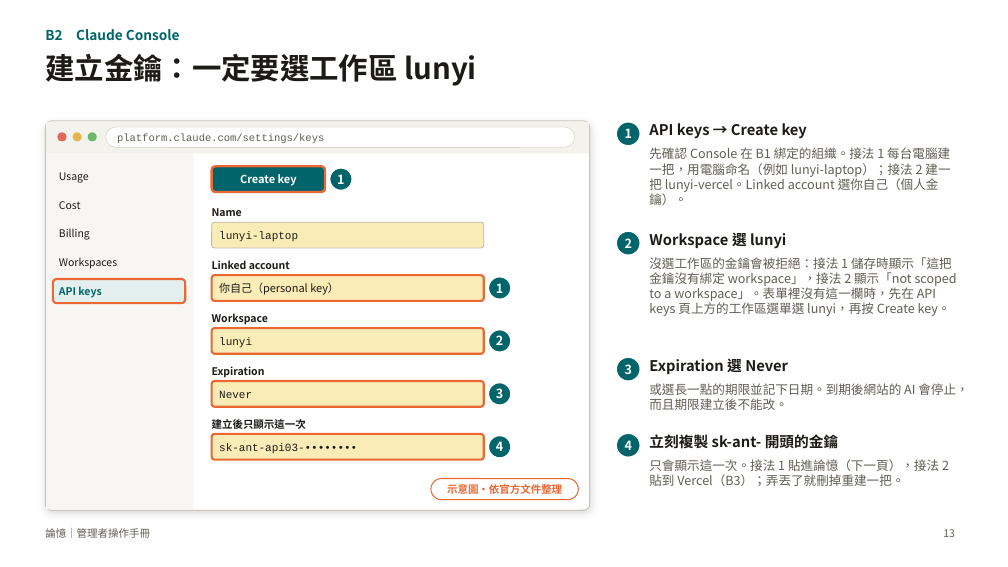
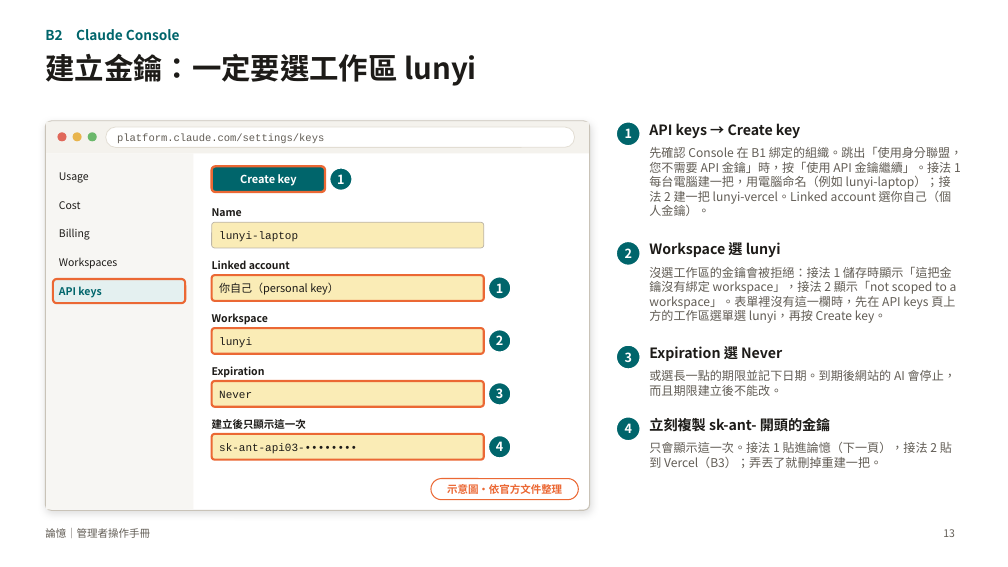
Before and after one commit to charleslin2003-prog/Journal-Article-Memory-Tool, a slide deck: slide 13 of docs/管理者操作手冊_論憶.pptx. Drawn at 1008x567 pixels with LibreOffice and Linux fonts; fonts in the diff are those of the drawing. Boxes give left, top, right and bottom in pixels: in the first picture for what was removed or moved away, otherwise in the second. Text is boxed around its words. In the diff, an @@ line names an element or a change of style, - is before the commit and + after.

```diff
--- a/docs/管理者操作手冊_論憶.pptx
+++ b/docs/管理者操作手冊_論憶.pptx
@@ text at [649,147,962,216]: text changed; size 12 to 11.5 pt @@
-先確認 Console 在 B1 綁定的組織。接法 1 每台電腦建一把，用電腦命名（例如 lunyi-laptop）；接法 2 建一把 lunyi-vercel。Linked account 選你自己（個人金鑰）。
+先確認 Console 在 B1 綁定的組織。跳出「使用身分聯盟，您不需要 API 金鑰」時，按「使用 API 金鑰繼續」。接法 1 每台電腦建一把，用電腦命名（例如 lunyi-laptop）；接法 2 建一把 lunyi-vercel。Linked account 選你自己（個人金鑰）。
@@ 2 texts, 1 ellipse: place and size @@
-2 texts, 1 ellipse at [616,230,786,256]
+2 texts, 1 ellipse at [616,240,781,265]
@@ text "沒選工作區的金鑰會被拒絕：接法 1 儲存時顯示「這把金鑰沒有綁定 workspace」，接法 2 ...": place and size @@
-text "沒選工作區的金鑰會被拒絕：接法 1 儲存時顯示「這把金鑰沒有綁定 workspace」，接法 2 ..." at [649,257,957,316]
+text "沒選工作區的金鑰會被拒絕：接法 1 儲存時顯示「這把金鑰沒有綁定 workspace」，接法 2 ..." at [649,267,957,323]
@@ 2 texts, 1 ellipse: place and size @@
-2 texts, 1 ellipse at [616,356,788,381]
+2 texts, 1 ellipse at [616,344,782,369]
@@ 4 texts, 1 ellipse: place and size @@
-4 texts, 1 ellipse at [616,383,968,486]
+4 texts, 1 ellipse at [616,370,956,468]
@@ size 14 to 13.5 pt in 4 elements at [649,123,800,138], [649,240,781,259], [649,344,782,363], [649,416,831,435] @@
@@ size 12 to 11.5 pt in 3 elements at [649,267,957,323], [649,370,956,396], [649,442,952,468] @@
```
Also in this commit, not shown: 1 other slide changed, 1 other file.
